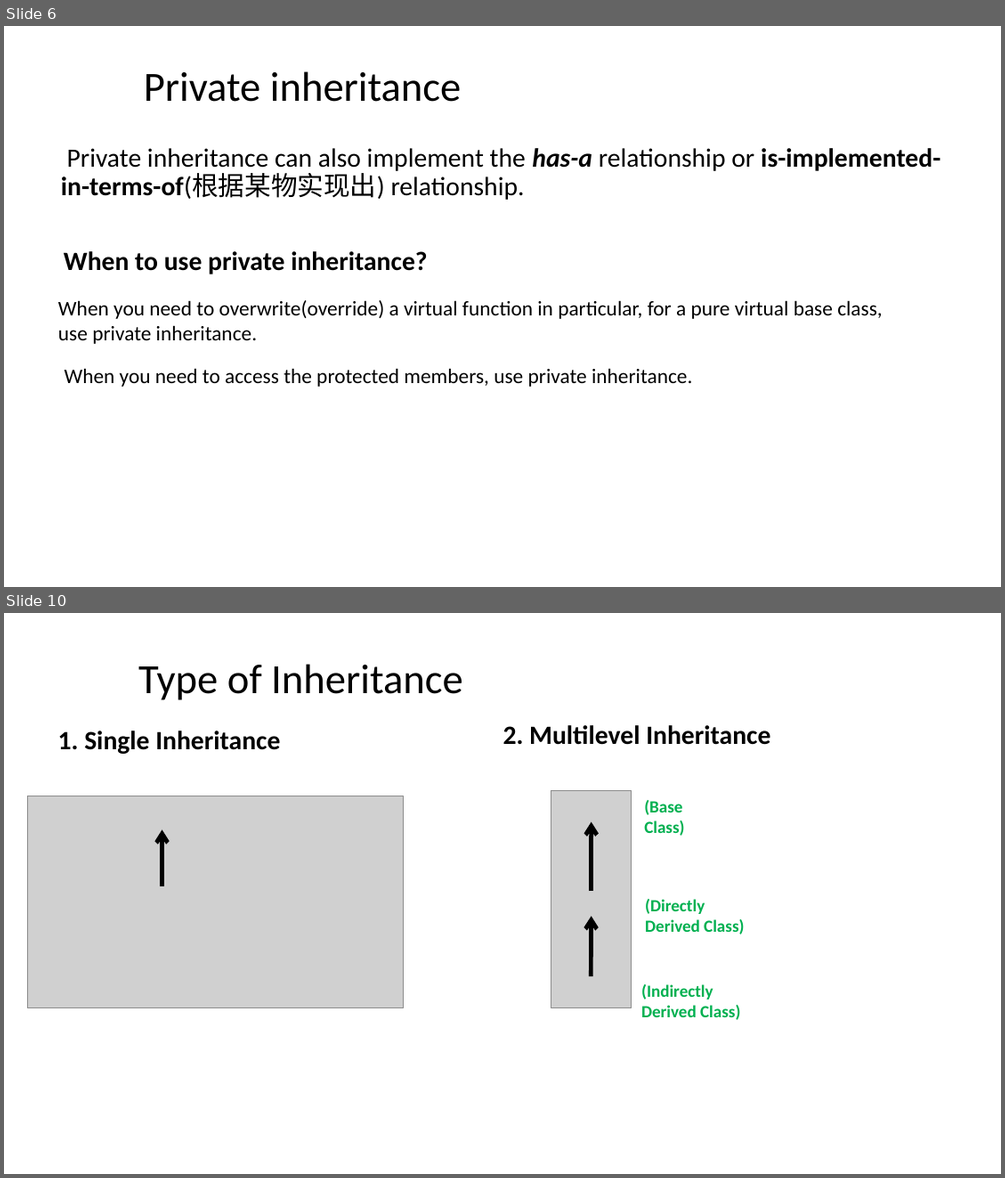
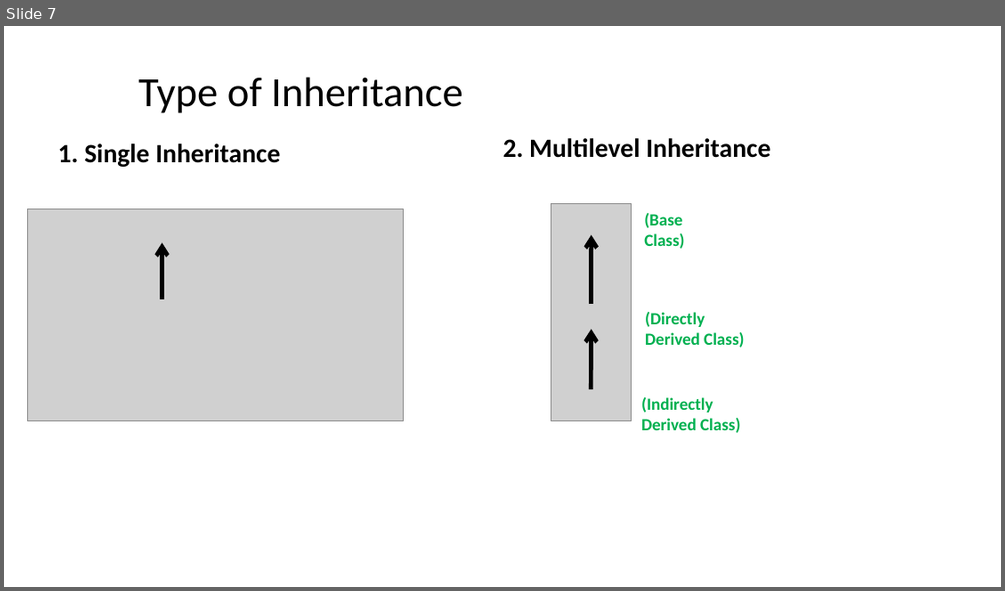
Before and after one commit to ShiqiYu/CPP, a slide deck: week13/Lab13.pptx. Shown one above the other, each under a label of ours: slides 6 and 10 before the commit, slide 7 after it; the slides between them are not shown. The pictures are 1005x1178 and 1005x591 pixels, drawn with LibreOffice and Linux fonts; fonts in the diff are those of the drawing; grey boxes stand for pictures; background and template pictures are left out. Boxes give left, top, right and bottom in pixels: in the first picture for what was removed or moved away, otherwise in the second. Text is boxed around its words. In the diff, an @@ line names an element or a change of style, - is before the commit and + after.

```diff
--- a/week13/Lab13.pptx
+++ b/week13/Lab13.pptx
@@ slide 6 removed at (4,26,1001,587), background #FFFFFF @@
@@ title removed at (144,71,461,102) @@
-Private inheritance
@@ text removed at (61,148,940,200) @@
-  Private inheritance can also implement the has-a relationship or is-implemented-in-terms-of(根据某物实现出) relationship.
@@ text removed at (64,251,427,274) @@
-  When to use private inheritance?
@@ text removed at (58,300,882,344) @@
-When you need to overwrite(override) a virtual function in particular, for a pure virtual base class,
-use private inheritance.
@@ text removed at (65,368,692,386) @@
-When you need to access the protected members, use private inheritance.
@@ what was slide 10 is now slide 7 @@
```
Also in this commit, not shown: 6 slides changed, 13 slides added, 8 other slides removed.
